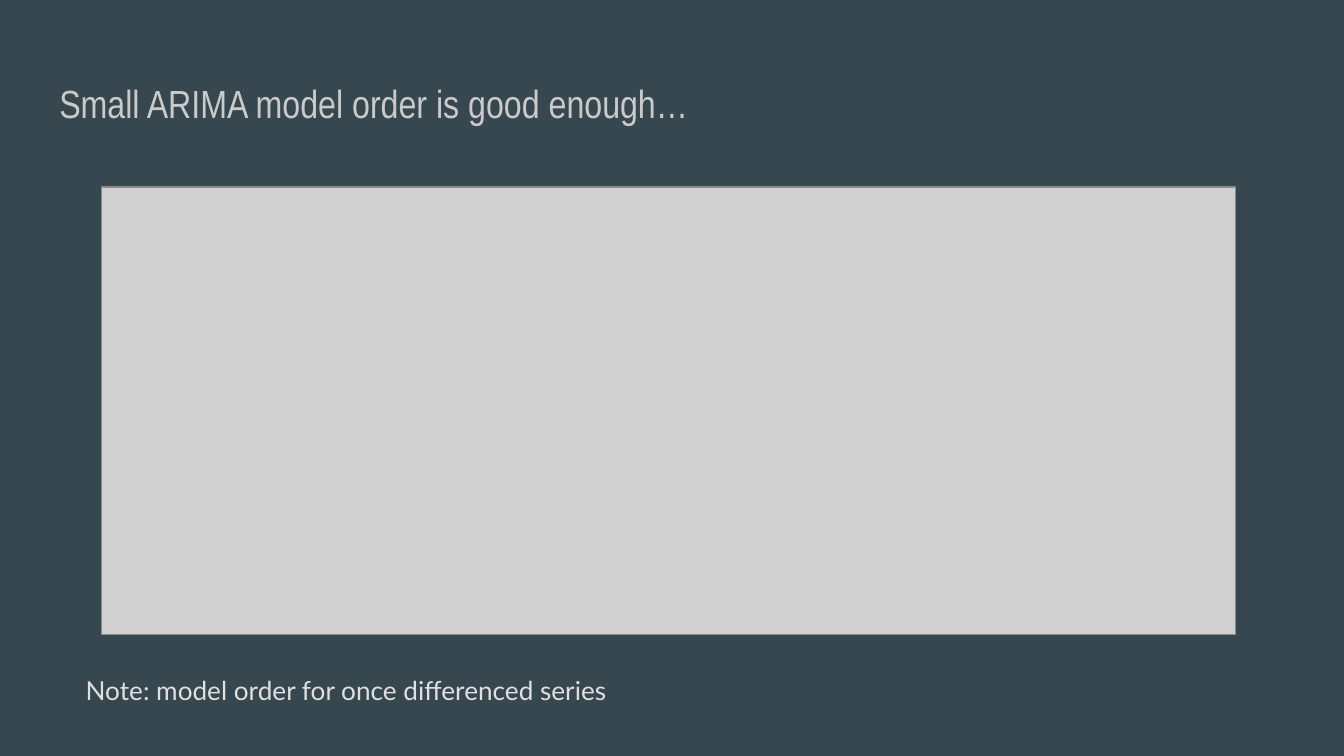
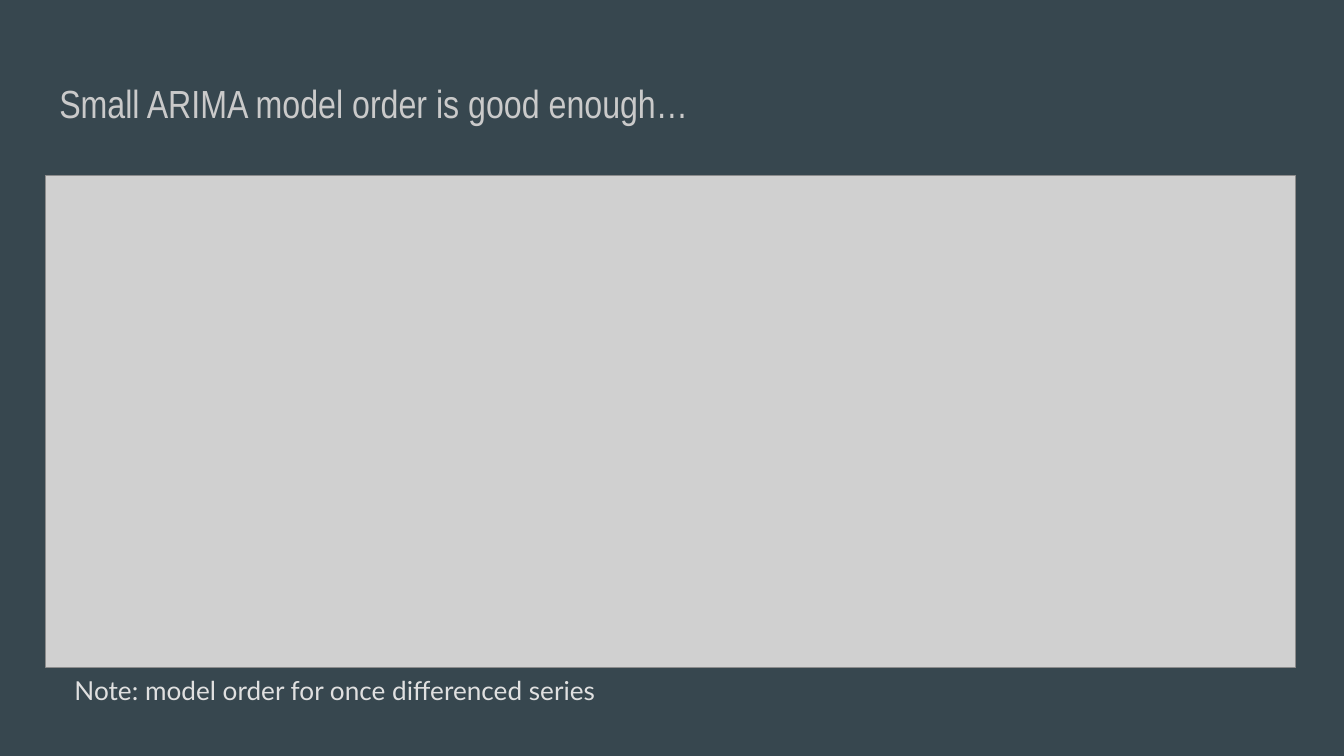
Before and after one commit to inaug22/capstone3, a slide deck: slide 9 of Capstone3Presentation.pptx (slide 8 before the commit). Drawn at 1344x756 pixels with LibreOffice and Linux fonts; fonts in the diff are those of the drawing; grey boxes stand for pictures. Boxes give left, top, right and bottom in pixels: in the first picture for what was removed or moved away, otherwise in the second. Text is boxed around its words. In the diff, an @@ line names an element or a change of style, - is before the commit and + after.

```diff
--- a/Capstone3Presentation.pptx
+++ b/Capstone3Presentation.pptx
@@ picture: place and size @@
-picture at [102, 187, 1236, 634]
+picture at [46, 176, 1296, 668]
@@ text "Note: model order for once ...": place and size @@
-text "Note: model order for once ..." at [86, 680, 606, 700]
+text "Note: model order for once ..." at [74, 680, 595, 700]
```
Also in this commit, not shown: 8 other slides changed, 2 slides added, 1 slide removed.
